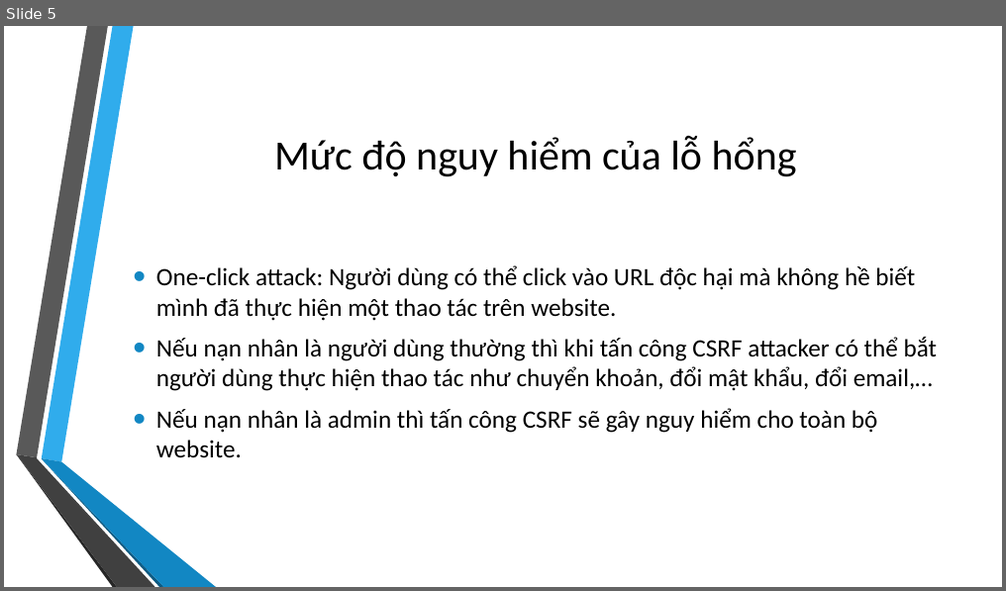
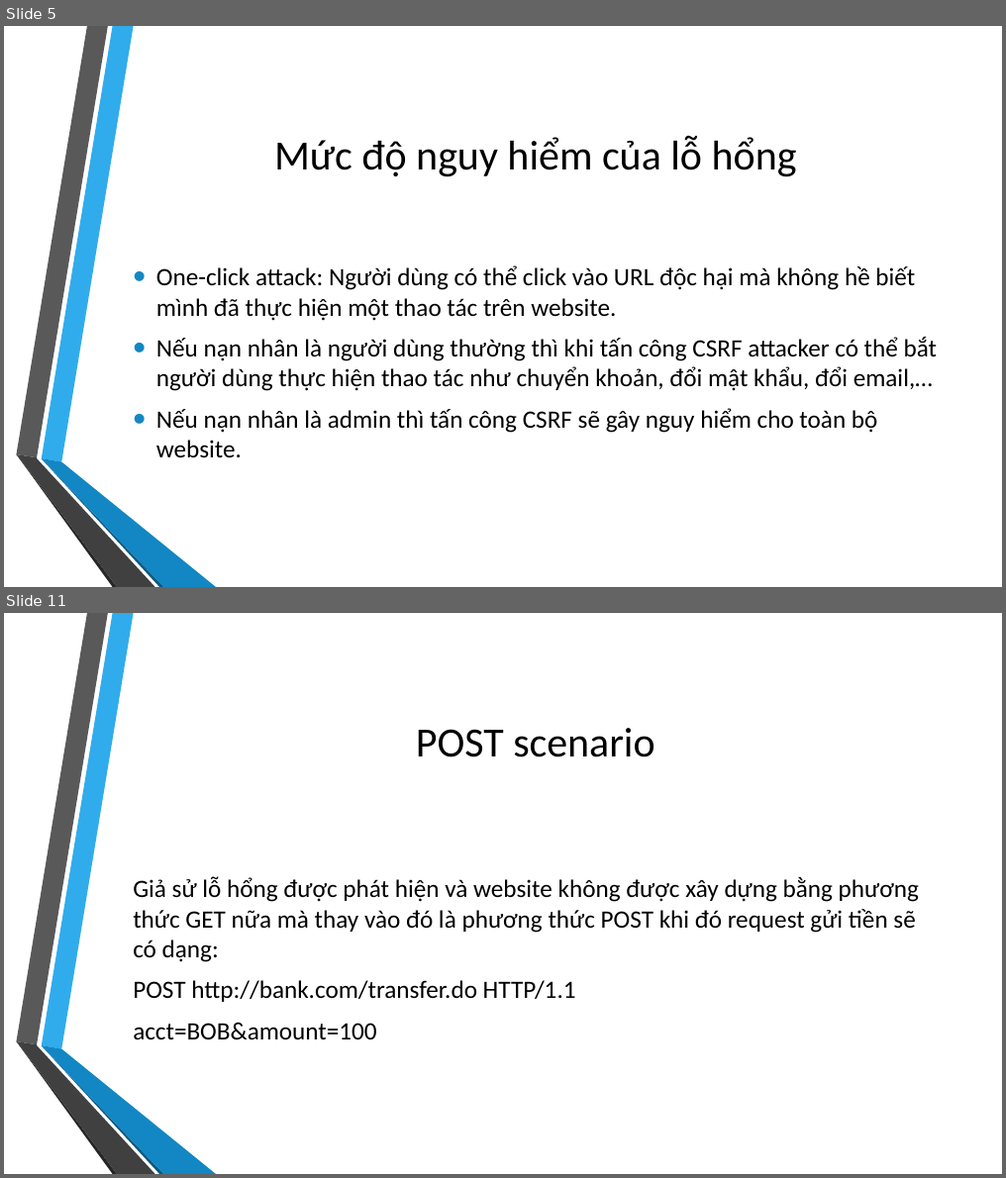
Before and after one commit to doanngochoanghy/ANM, a slide deck: CSRF/CSRF.pptx. Shown one above the other, each under a label of ours: slide 5 before the commit, slides 5 and 11 after it; the slides between them are not shown. The pictures are 1006x591 and 1006x1178 pixels, drawn with LibreOffice and Linux fonts; fonts in the diff are those of the drawing; background and template pictures are left out. Boxes give left, top, right and bottom in pixels: in the first picture for what was removed or moved away, otherwise in the second. Text is boxed around its words. In the diff, an @@ line names an element or a change of style, - is before the commit and + after.

```diff
--- a/CSRF/CSRF.pptx
+++ b/CSRF/CSRF.pptx
@@ slide 11 added at <box>4,613,1002,1174</box>, background picture (left out); not listed: 6 template elements that a slide beside it also shows @@
@@ title added at <box>416,728,654,758</box>, 40 pt, text #000000 @@
+POST scenario
@@ text added at <box>133,877,919,1041</box>, 24 pt, text #000000 @@
+Giả sử lỗ hổng được phát hiện và website không được xây dựng bằng phương thức GET nữa mà thay vào đó là phương thức POST khi đó request gửi tiền sẽ có dạng:
+POST http://bank.com/transfer.do HTTP/1.1
+acct=BOB&amount=100
```
Also in this commit, not shown: 1 slide changed, 6 other slides added, 1 slide removed, 1 other file.
